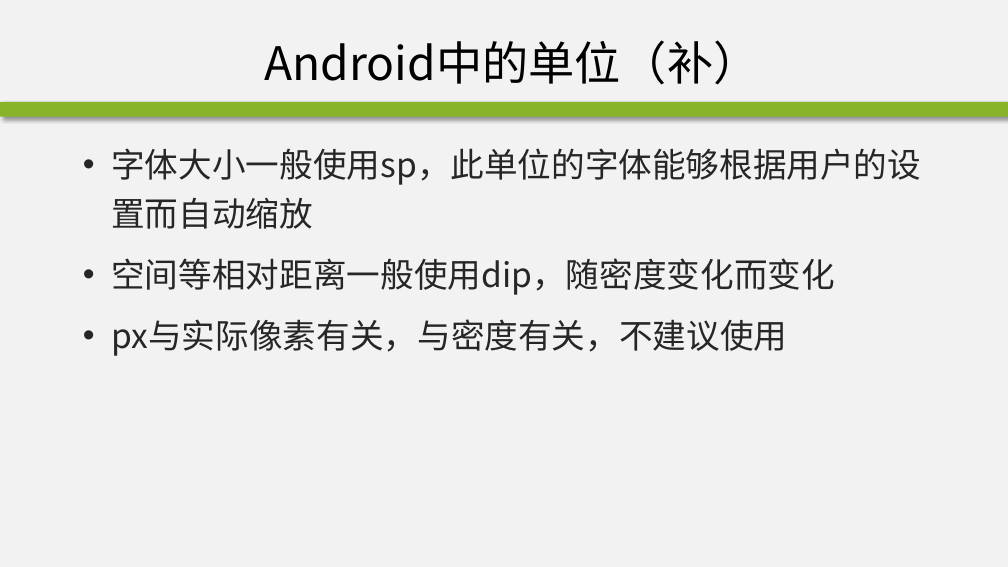
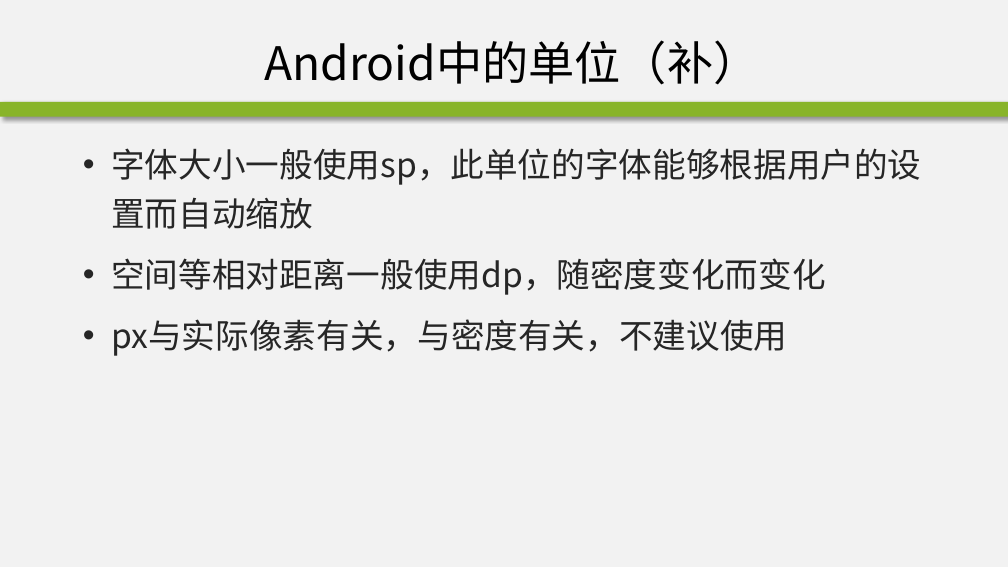
Before and after one commit to edu2act/course-android, a slide deck: slide 57 of materials/slides/ch02-2.pptx (slide 36 before the commit). Drawn at 1008x567 pixels with LibreOffice and Linux fonts; fonts in the diff are those of the drawing; background and template pictures are left out. Boxes give left, top, right and bottom in pixels: in the first picture for what was removed or moved away, otherwise in the second. Text is boxed around its words. In the diff, an @@ line names an element or a change of style, - is before the commit and + after.

```diff
--- a/materials/slides/ch02-2.pptx
+++ b/materials/slides/ch02-2.pptx
@@ text at bbox=[111, 258, 825, 295]: text changed @@
-• 空间等相对距离一般使用dip，随密度变化而变化
+• 空间等相对距离一般使用dp，随密度变化而变化
```
Also in this commit, not shown: 21 other slides changed, 5 slides added, 6 slides removed, 1 other file.
